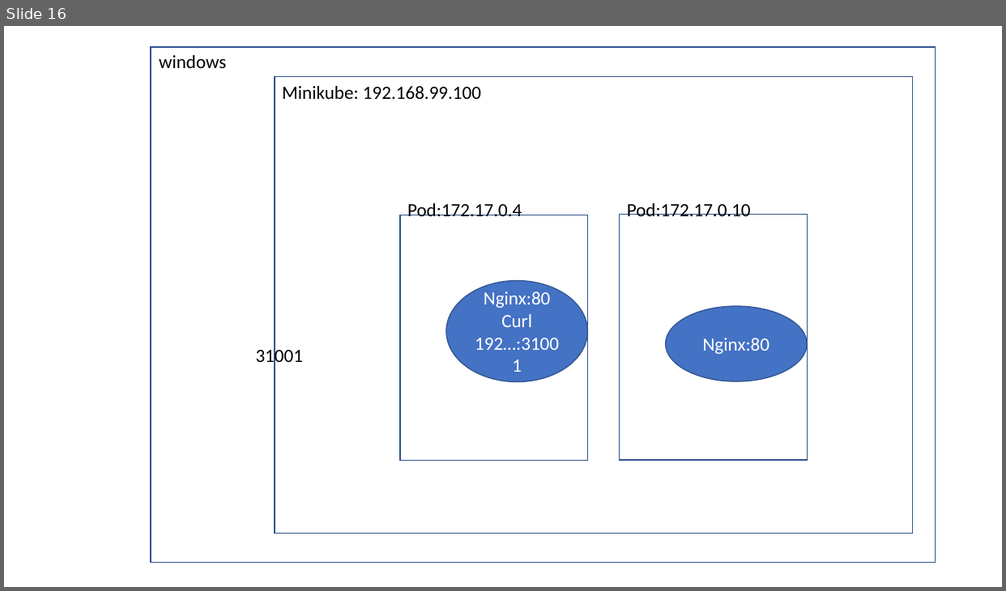
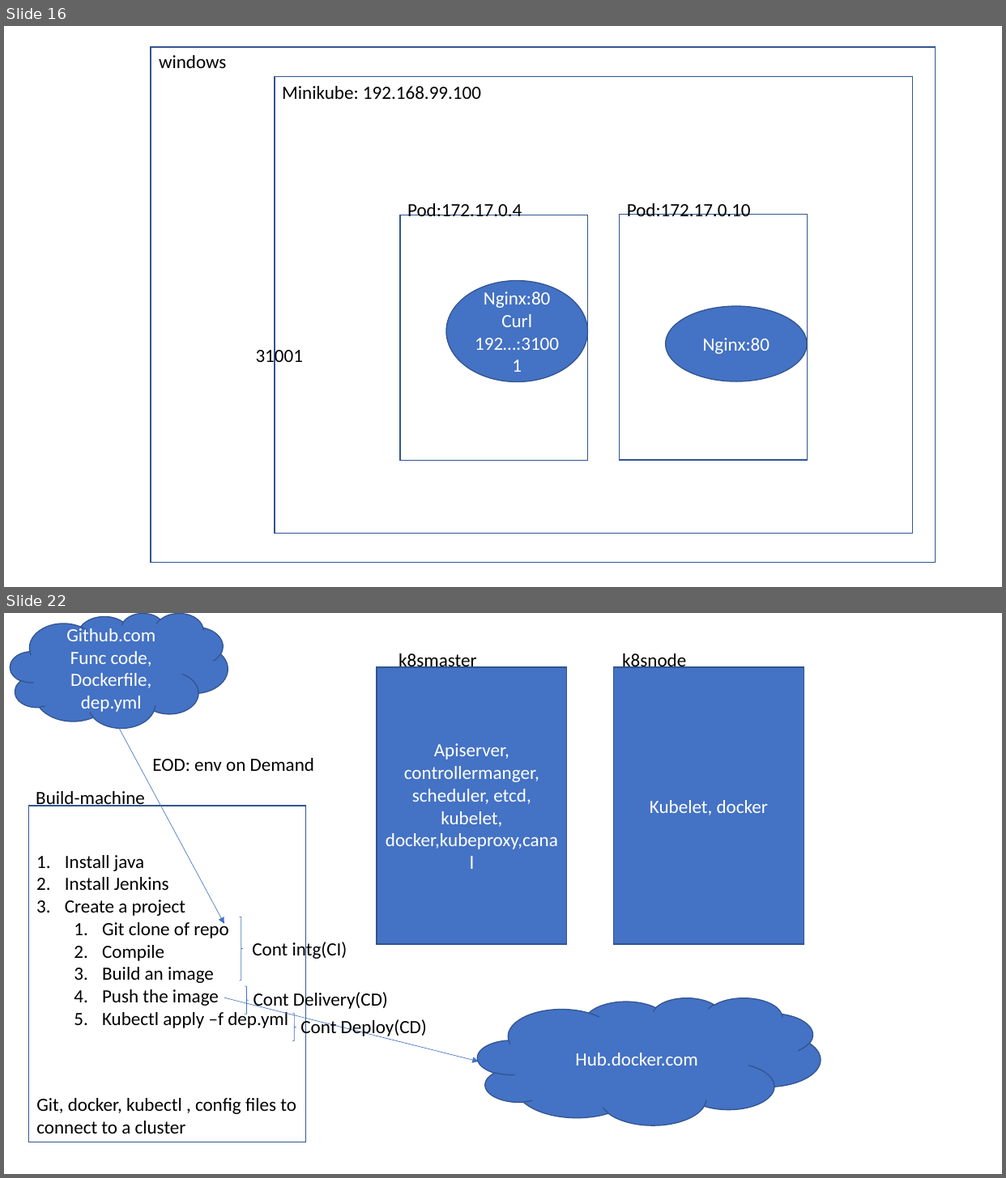
Before and after one commit to AdityaSP/ora-sep16-dock-kube, a slide deck: rough-diag.pptx. Shown one above the other, each under a label of ours: slide 16 before the commit, slides 16 and 22 after it; the slides between them are not shown. The pictures are 1006x591 and 1006x1178 pixels, drawn with LibreOffice and Linux fonts; fonts in the diff are those of the drawing. Boxes give left, top, right and bottom in pixels: in the first picture for what was removed or moved away, otherwise in the second. Text is boxed around its words. In the diff, an @@ line names an element or a change of style, - is before the commit and + after.

```diff
--- a/rough-diag.pptx
+++ b/rough-diag.pptx
@@ slide 22 added at bbox=[4, 613, 1002, 1174], background #FFFFFF @@
@@ cloud added at bbox=[10, 613, 228, 728], fill #4472C4, outline #325491 1 pt, 18 pt, text #FFFFFF @@
+Github.com
+Func code, Dockerfile, dep.yml
@@ text added at bbox=[398, 653, 477, 671], 18 pt, text #000000 @@
+k8smaster
@@ text added at bbox=[622, 653, 686, 671], 18 pt, text #000000 @@
+k8snode
@@ rectangle added at bbox=[377, 667, 567, 944], fill #4472C4, outline #325491 1 pt, 18 pt, text #FFFFFF @@
+Apiserver, controllermanger, scheduler, etcd, kubelet, docker,kubeproxy,canal
@@ rectangle added at bbox=[614, 667, 804, 944], fill #4472C4, outline #325491 1 pt, 18 pt, text #FFFFFF @@
+Kubelet, docker
@@ arrow added from (119, 728) to (224, 924), #4472C4 0.5 pt @@
@@ text added at bbox=[152, 758, 314, 771], 18 pt, text #000000 @@
+EOD: env on Demand
@@ rectangle added at bbox=[28, 806, 306, 1142], outline #325491 1 pt @@
@@ text added at bbox=[36, 791, 145, 807], 18 pt, text #000000 @@
+Build-machine
@@ text added at bbox=[65, 855, 288, 1029], 18 pt, text #000000 @@
+1. Install java
+2. Install Jenkins
+3. Create a project
+  1. Git clone of repo
+  2. Compile
+  3. Build an image
+  4. Push the image
+  5. Kubectl apply –f dep.yml
@@ right brace added at bbox=[239, 917, 243, 981], outline #4472C4 0.5 pt @@
@@ text added at bbox=[252, 939, 347, 960], 18 pt, text #000000 @@
+Cont intg(CI)
@@ arrow added from (224, 998) to (479, 1062), #4472C4 0.5 pt @@
@@ right brace added at bbox=[245, 986, 249, 1014], outline #4472C4 0.5 pt @@
@@ text added at bbox=[253, 990, 388, 1012], 18 pt, text #000000 @@
+Cont Delivery(CD)
@@ cloud added at bbox=[478, 998, 820, 1125], fill #4472C4, outline #325491 1 pt, 18 pt, text #FFFFFF @@
+Hub.docker.com
@@ right brace added at bbox=[292, 1013, 296, 1041], outline #4472C4 0.5 pt @@
@@ text added at bbox=[300, 1017, 427, 1038], 18 pt, text #000000 @@
+Cont Deploy(CD)
@@ text added at bbox=[36, 1098, 296, 1134], 18 pt, text #000000 @@
+Git, docker, kubectl , config files to connect to a cluster
```
Also in this commit, not shown: 1 slide changed, 6 other slides added, 2 other files.
